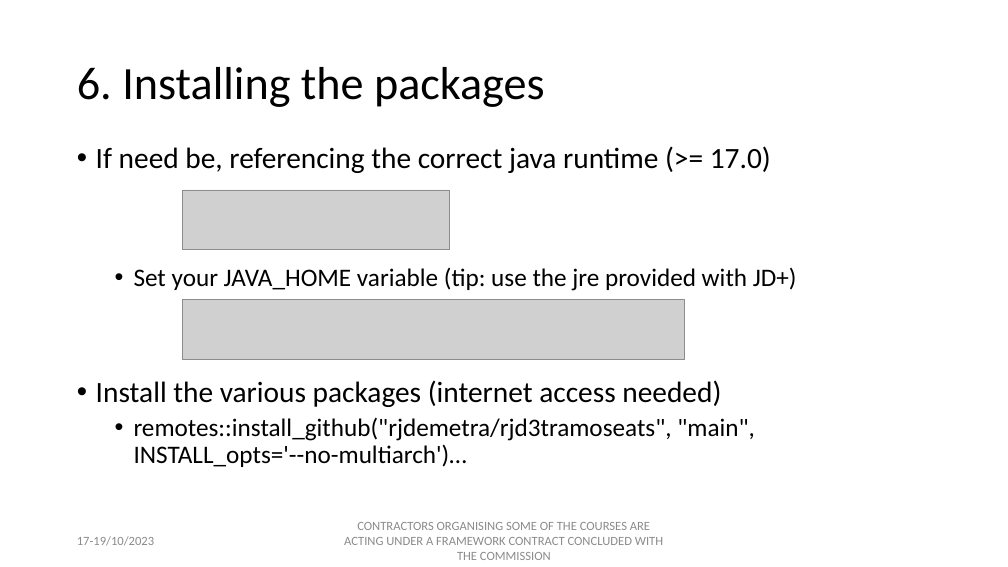
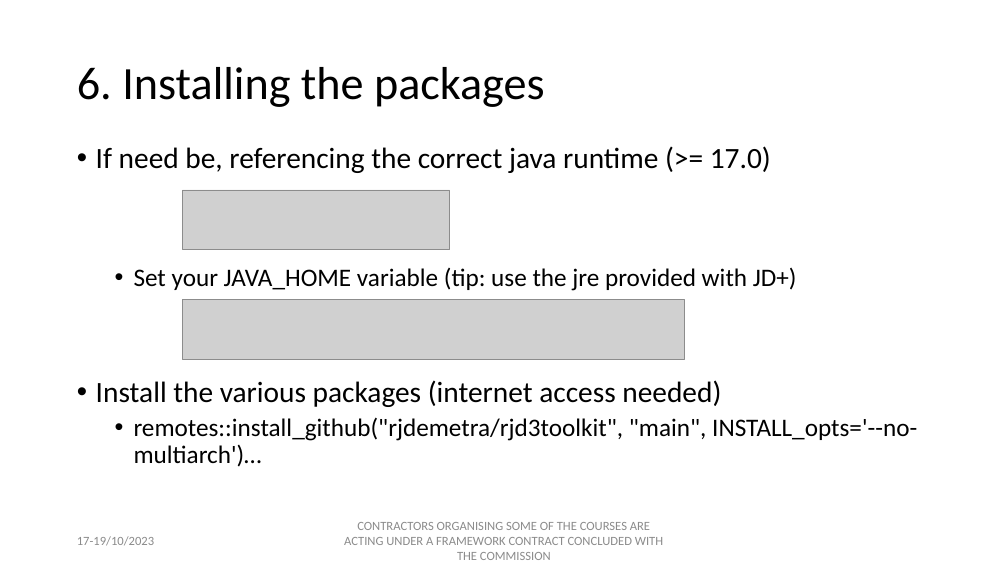
Before and after one commit to palatej/estp2023, a slide deck: slide 8 of Presentations/1.3 JD+ and R.pptx. Drawn at 1008x567 pixels with LibreOffice and Linux fonts; fonts in the diff are those of the drawing; grey boxes stand for pictures. Boxes give left, top, right and bottom in pixels: in the first picture for what was removed or moved away, otherwise in the second. Text is boxed around its words. In the diff, an @@ line names an element or a change of style, - is before the commit and + after.

```diff
--- a/Presentations/1.3 JD+ and R.pptx
+++ b/Presentations/1.3 JD+ and R.pptx
@@ text at (134,417,917,467): text changed @@
-  • remotes::install_github("rjdemetra/rjd3tramoseats", "main", INSTALL_opts='--no-multiarch')…
+  • remotes::install_github("rjdemetra/rjd3toolkit", "main", INSTALL_opts='--no-multiarch')…
```
Also in this commit, not shown: 8 other files.
